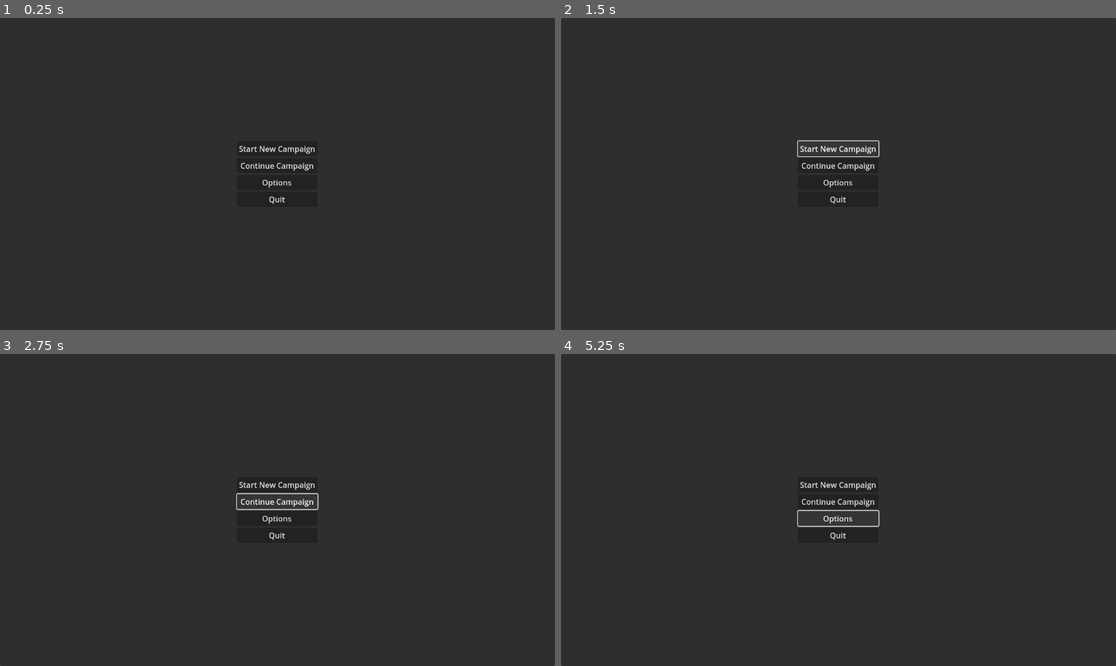
Above: before the commit, frames 1-4 (two rows, left to right).
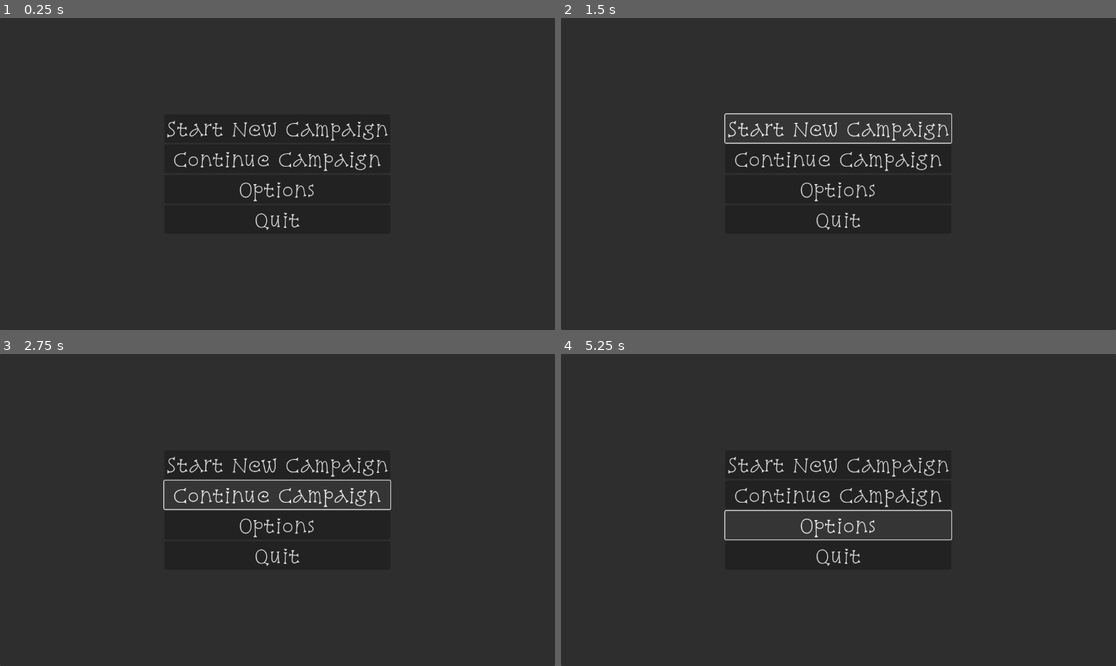
Above: after the commit, the same moments.

Repository: AnnickS/PirateGameJam24
Game: Godot game, scene res://Menus/MainMenu.tscn
Same seed, same stepped clock (60 frames per second), same inputs: the game is played once before the commit and once after it. Before the commit the project starts from res://Menus/main_menu.tscn.
Inputs:
- Up to frame 1 (0.25 s): no input
- Up to frame 2 (1.5 s): click "Start New Campaign" at 0.5 s; click "Start New Campaign" at 1.25 s
- Up to frame 3 (2.75 s): click "Continue Campaign" at 2 s
- Up to frame 4 (5.25 s): click "Continue Campaign" at 2.75 s; click "Start New Campaign" at 3.5 s; click "Continue Campaign" at 4.25 s; click "Options" at 5 s

The runs differ from the first frame. In frame 1, 1.5% of the frame differs, in the area x 30-70%, y 32-68%; in frame 2, 2.1%, in the area x 29-71%, y 30-68%; in frame 3, 1.9%; in frame 4, 1.9%.

Commit message:
initial theming buttons (and renaming main menu)

Diff:
--- /dev/null
+++ b/Assets/UI/DefaultButton.tres
@@ -0,0 +1,99 @@
+[gd_resource type="Theme" load_steps=7 format=3 uid="uid://drf4vlv8rrw6q"]
+
+[ext_resource type="FontFile" uid="uid://cxxgesffp6s6e" path="res://Assets/UI/SnowburstOne-Regular.ttf" id="1_82ynx"]
+
+[sub_resource type="StyleBoxFlat" id="StyleBoxFlat_a251c"]
+content_margin_left = 4.0
+content_margin_top = 4.0
+content_margin_right = 4.0
+content_margin_bottom = 4.0
+bg_color = Color(0.1, 0.1, 0.1, 0.3)
+corner_radius_top_left = 3
+corner_radius_top_right = 3
+corner_radius_bottom_right = 3
+corner_radius_bottom_left = 3
+corner_detail = 5
+
+[sub_resource type="StyleBoxFlat" id="StyleBoxFlat_qqlpc"]
+content_margin_left = 4.0
+content_margin_top = 4.0
+content_margin_right = 4.0
+content_margin_bottom = 4.0
+bg_color = Color(1, 1, 1, 0.75)
+draw_center = false
+border_width_left = 2
+border_width_top = 2
+border_width_right = 2
+border_width_bottom = 2
+corner_radius_top_left = 3
+corner_radius_top_right = 3
+corner_radius_bottom_right = 3
+corner_radius_bottom_left = 3
+corner_detail = 5
+expand_margin_left = 2.0
+expand_margin_top = 2.0
+expand_margin_right = 2.0
+expand_margin_bottom = 2.0
+
+[sub_resource type="StyleBoxFlat" id="StyleBoxFlat_pdmqo"]
+content_margin_left = 4.0
+content_margin_top = 4.0
+content_margin_right = 4.0
+content_margin_bottom = 4.0
+bg_color = Color(0.225, 0.225, 0.225, 0.6)
+corner_radius_top_left = 3
+corner_radius_top_right = 3
+corner_radius_bottom_right = 3
+corner_radius_bottom_left = 3
+corner_detail = 5
+
+[sub_resource type="StyleBoxFlat" id="StyleBoxFlat_1von5"]
+content_margin_left = 4.0
+content_margin_top = 4.0
+content_margin_right = 4.0
+content_margin_bottom = 4.0
+bg_color = Color(0.1, 0.1, 0.1, 0.6)
+corner_radius_top_left = 3
+corner_radius_top_right = 3
+corner_radius_bottom_right = 3
+corner_radius_bottom_left = 3
+corner_detail = 5
+
+[sub_resource type="StyleBoxFlat" id="StyleBoxFlat_ff2ww"]
+content_margin_left = 4.0
+content_margin_top = 4.0
+content_margin_right = 4.0
+content_margin_bottom = 4.0
+bg_color = Color(0, 0, 0, 0.6)
+corner_radius_top_left = 3
+corner_radius_top_right = 3
+corner_radius_bottom_right = 3
+corner_radius_bottom_left = 3
+corner_detail = 5
+
+[resource]
+default_font = ExtResource("1_82ynx")
+default_font_size = 40
+Button/colors/font_color = Color(0.87451, 0.87451, 0.87451, 1)
+Button/colors/font_disabled_color = Color(0.875, 0.875, 0.875, 0.5)
+Button/colors/font_focus_color = Color(0.95, 0.95, 0.95, 1)
+Button/colors/font_hover_color = Color(0.95, 0.95, 0.95, 1)
+Button/colors/font_hover_pressed_color = Color(1, 1, 1, 1)
+Button/colors/font_outline_color = Color(1, 1, 1, 1)
+Button/colors/font_pressed_color = Color(1, 1, 1, 1)
+Button/colors/icon_disabled_color = Color(1, 1, 1, 0.4)
+Button/colors/icon_focus_color = Color(1, 1, 1, 1)
+Button/colors/icon_hover_color = Color(1, 1, 1, 1)
+Button/colors/icon_hover_pressed_color = Color(1, 1, 1, 1)
+Button/colors/icon_normal_color = Color(1, 1, 1, 1)
+Button/colors/icon_pressed_color = Color(1, 1, 1, 1)
+Button/constants/h_separation = 4
+Button/constants/icon_max_width = 0
+Button/constants/outline_size = 0
+Button/font_sizes/font_size = 40
+Button/fonts/font = ExtResource("1_82ynx")
+Button/styles/disabled = SubResource("StyleBoxFlat_a251c")
+Button/styles/focus = SubResource("StyleBoxFlat_qqlpc")
+Button/styles/hover = SubResource("StyleBoxFlat_pdmqo")
+Button/styles/normal = SubResource("StyleBoxFlat_1von5")
+Button/styles/pressed = SubResource("StyleBoxFlat_ff2ww")
--- a/Menus/main_menu.tscn
+++ b/Menus/MainMenu.tscn
@@ -1,4 +1,6 @@
-[gd_scene format=3 uid="uid://e1rxoafr1l1c"]
+[gd_scene load_steps=2 format=3 uid="uid://e1rxoafr1l1c"]
+
+[ext_resource type="Theme" uid="uid://drf4vlv8rrw6q" path="res://Assets/UI/DefaultButton.tres" id="1_m6rjf"]
 
 [node name="MainMenu" type="PanelContainer"]
 anchors_preset = 15
@@ -14,16 +16,20 @@
 
 [node name="btnNewCampaign" type="Button" parent="GridContainer"]
 layout_mode = 2
+theme = ExtResource("1_m6rjf")
 text = "Start New Campaign"
 
 [node name="btnContinueCampaign" type="Button" parent="GridContainer"]
 layout_mode = 2
+theme = ExtResource("1_m6rjf")
 text = "Continue Campaign"
 
 [node name="btnOptions" type="Button" parent="GridContainer"]
 layout_mode = 2
+theme = ExtResource("1_m6rjf")
 text = "Options"
 
 [node name="btnQuit" type="Button" parent="GridContainer"]
 layout_mode = 2
+theme = ExtResource("1_m6rjf")
 text = "Quit"
--- a/project.godot
+++ b/project.godot
@@ -11,7 +11,7 @@
 [application]
 
 config/name="PirateGameJam4 - EJEJA"
-run/main_scene="res://Menus/main_menu.tscn"
+run/main_scene="res://Menus/MainMenu.tscn"
 config/features=PackedStringArray("4.2", "Forward Plus")
 config/icon="res://icon.svg"
 
Binary file added: Assets/UI/SnowburstOne-Regular.ttf
Not shown, added: Assets/UI/SnowburstOne-Regular.ttf.import
